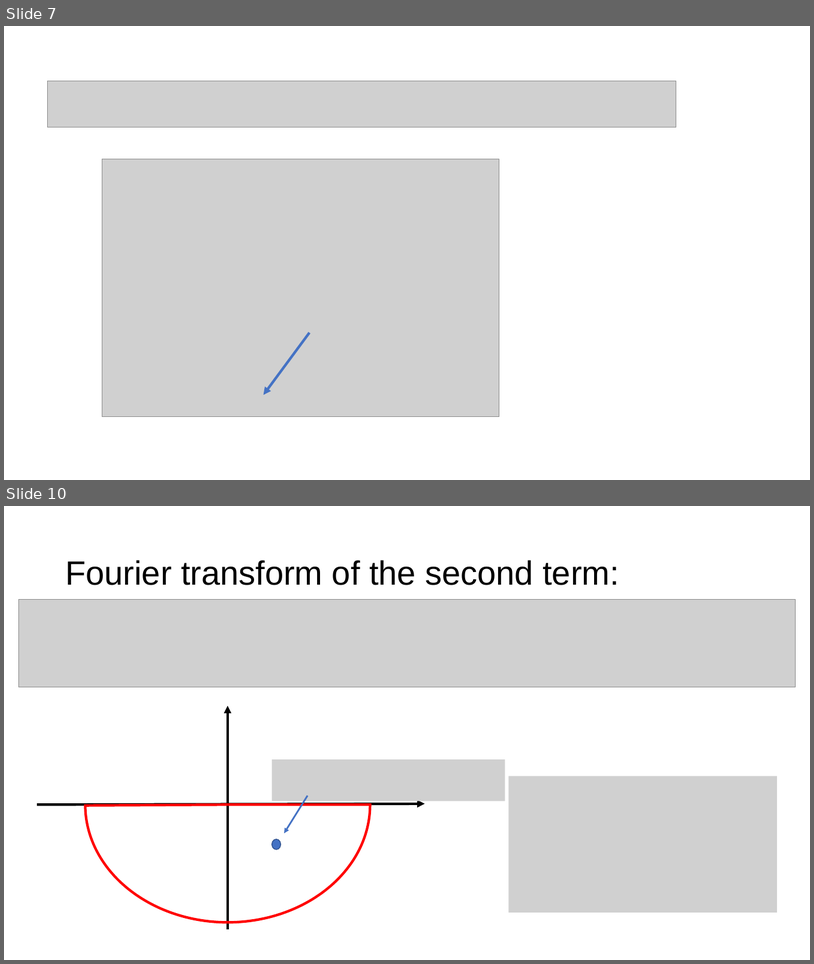
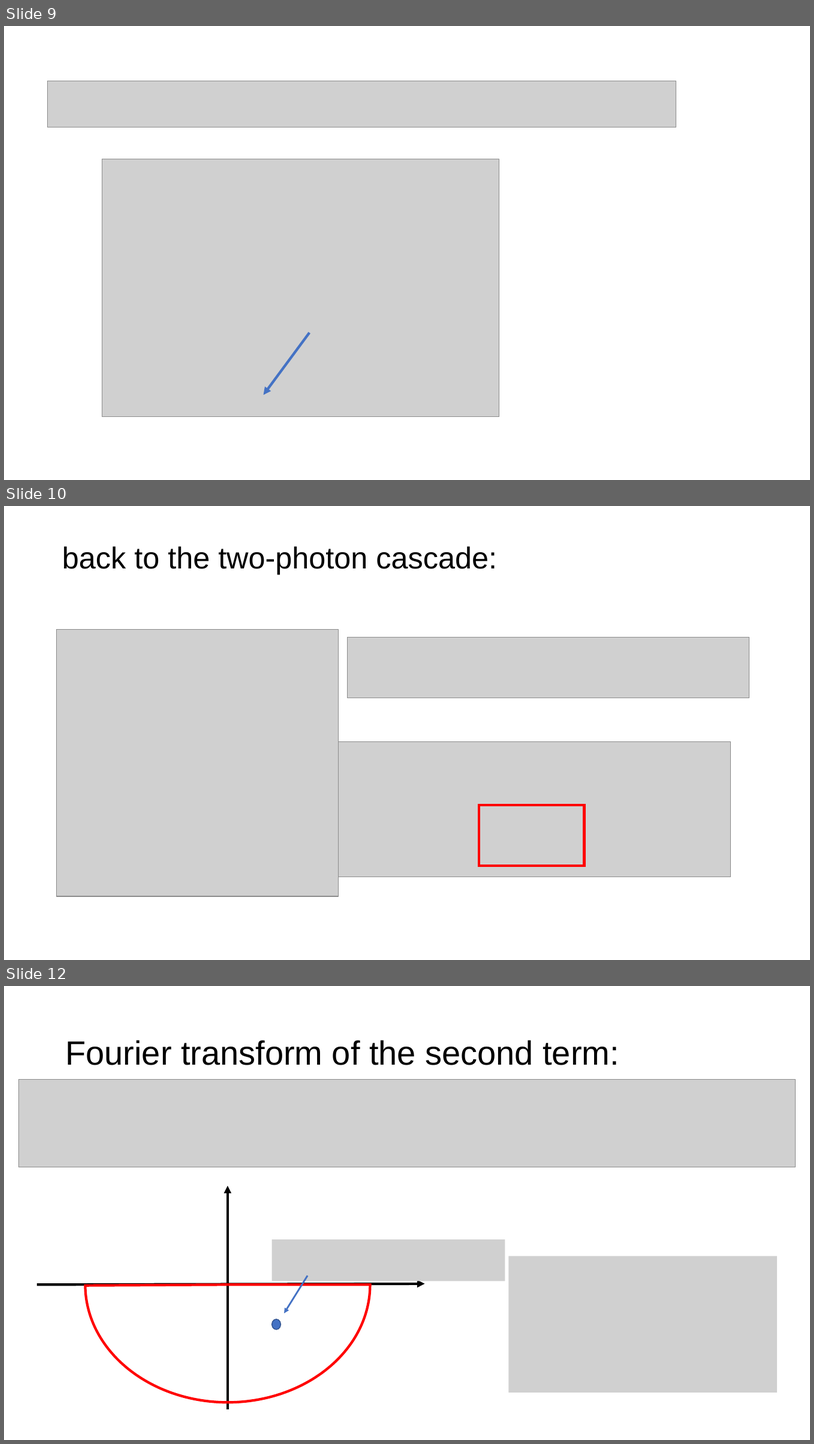
Before and after one commit to youjieyu888/entangle-cascade, a slide deck: New Microsoft PowerPoint Presentation.pptx. Shown one above the other, each under a label of ours: slides 7 and 10 before the commit, slides 9, 10 and 12 after it; the slides between them are not shown. The pictures are 814x964 and 814x1444 pixels, drawn with LibreOffice and Linux fonts; fonts in the diff are those of the drawing; grey boxes stand for pictures. Boxes give left, top, right and bottom in pixels: in the first picture for what was removed or moved away, otherwise in the second. Text is boxed around its words. In the diff, an @@ line names an element or a change of style, - is before the commit and + after.

```diff
--- a/New Microsoft PowerPoint Presentation.pptx
+++ b/New Microsoft PowerPoint Presentation.pptx
@@ slide 10 added at (4,506,810,960), background #FFFFFF @@
@@ text added at (62,546,497,574), 36 pt, text #000000 @@
+back to the two-photon cascade:
@@ picture added at (56,630,339,896) @@
@@ picture added at (348,637,750,698) @@
@@ picture added at (339,742,731,877) @@
@@ rectangle added at (479,805,585,865), outline #FF0000 3 pt @@
@@ what was slide 7 is now slide 9 @@
@@ what was slide 10 is now slide 12 @@
```
Also in this commit, not shown: 3 slides changed, 7 other slides added, 2 slides removed, 8 other files.
